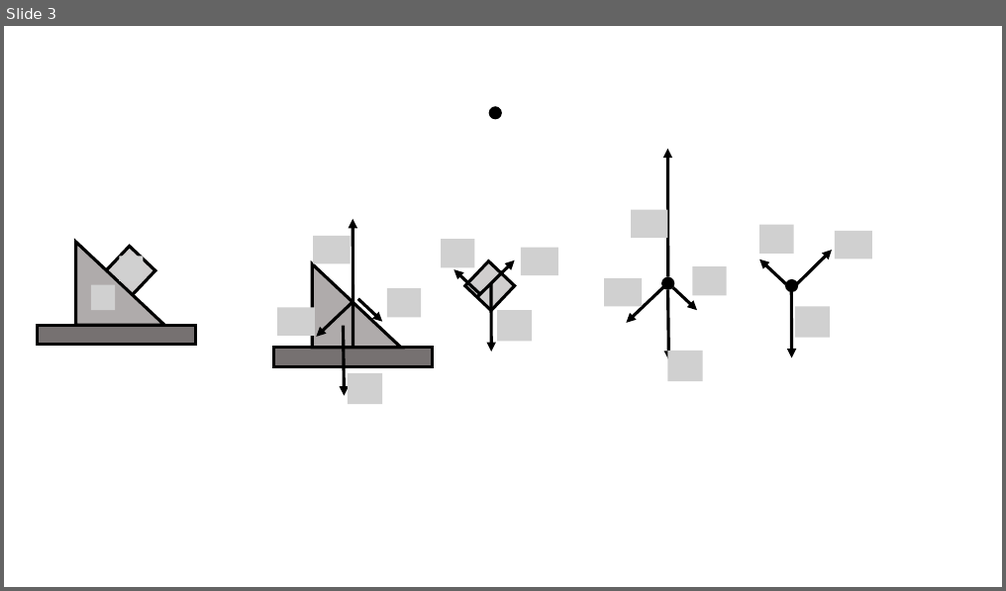
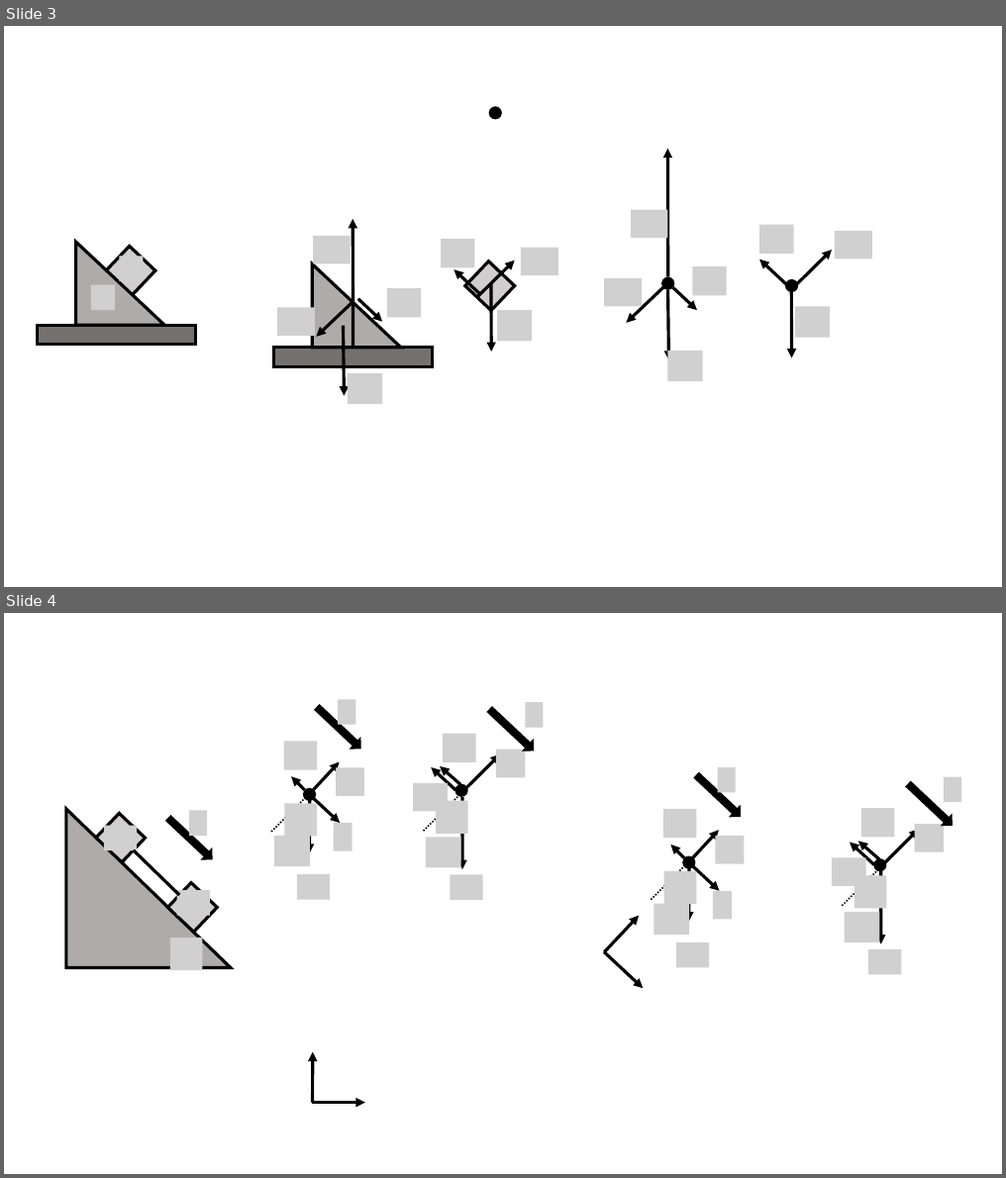
Before and after one commit to OSTP/PhysicsArtofModelling, a slide deck: tex/figures/NewtonsLaws/Figures.pptx. Shown one above the other, each under a label of ours: slide 3 before the commit, slides 3 and 4 after it. The pictures are 1006x591 and 1006x1178 pixels, drawn with LibreOffice and Linux fonts; fonts in the diff are those of the drawing; grey boxes stand for pictures; background and template pictures are left out. Boxes give left, top, right and bottom in pixels: in the first picture for what was removed or moved away, otherwise in the second. Text is boxed around its words. In the diff, an @@ line names an element or a change of style, - is before the commit and + after.

```diff
--- a/tex/figures/NewtonsLaws/Figures.pptx
+++ b/tex/figures/NewtonsLaws/Figures.pptx
@@ slide 4 added at <box>4,613,1002,1174</box>, background #FFFFFF @@
@@ right arrow added at <box>906,781,954,828</box>, fill #000000, outline #000000 3 pt @@
@@ picture added at <box>944,777,961,802</box> @@
@@ group added at <box>66,809,231,970</box>: 4 pictures, 2 rectangles, 1 right triangle, 1 line, 1 right arrow @@
@@ group added at <box>271,699,543,900</box>: 14 pictures, 8 arrows, 2 ellipses, 2 right arrows, 2 lines @@
@@ picture added at <box>861,808,894,838</box> @@
@@ arrow added from (874, 864) to (849, 842), #000000 3 pt @@
@@ arrow added from (879, 860) to (858, 842), #000000 3 pt @@
@@ arrow added from (882, 866) to (919, 830), #000000 3 pt @@
@@ picture added at <box>915,824,944,853</box> @@
@@ picture added at <box>832,858,866,886</box> @@
@@ line added from (878, 869) to (842, 906), #000000 1.5 pt dashed @@
@@ picture added at <box>854,875,887,909</box> @@
@@ ellipse added at <box>875,861,885,869</box>, fill #000000, outline #000000 3 pt @@
@@ arrow added from (881, 872) to (881, 945), #000000 3 pt @@
@@ picture added at <box>845,912,880,943</box> @@
@@ group added at <box>604,767,744,989</box>: 7 pictures, 6 arrows, 1 ellipse, 1 right arrow, 1 line @@
@@ picture added at <box>868,950,902,975</box> @@
@@ arrow added from (313, 1103) to (313, 1053), #000000 3 pt @@
@@ arrow added from (313, 1103) to (365, 1103), #000000 3 pt @@
```
Also in this commit, not shown: 1 slide removed, 2 other files.
